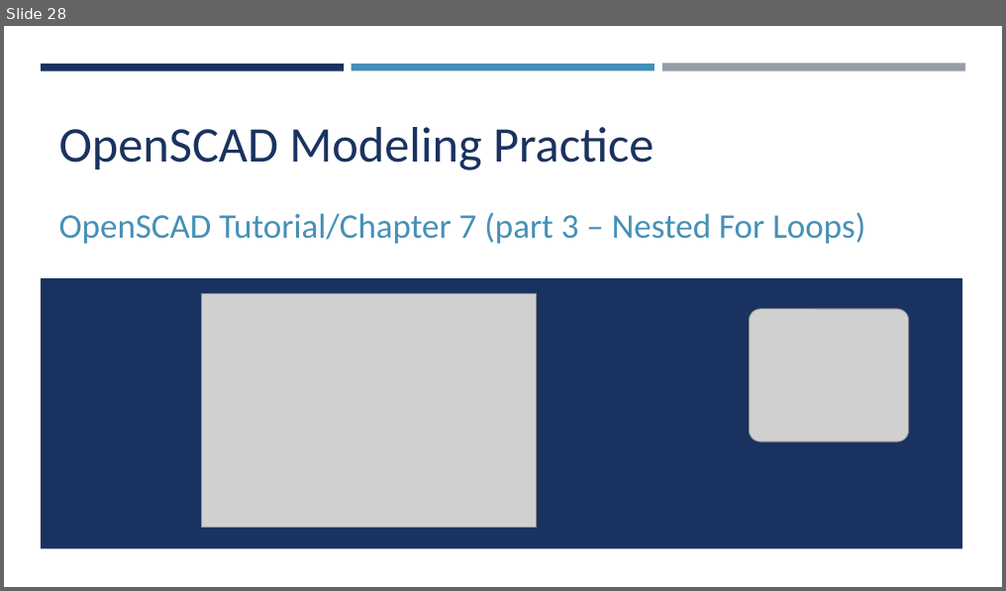
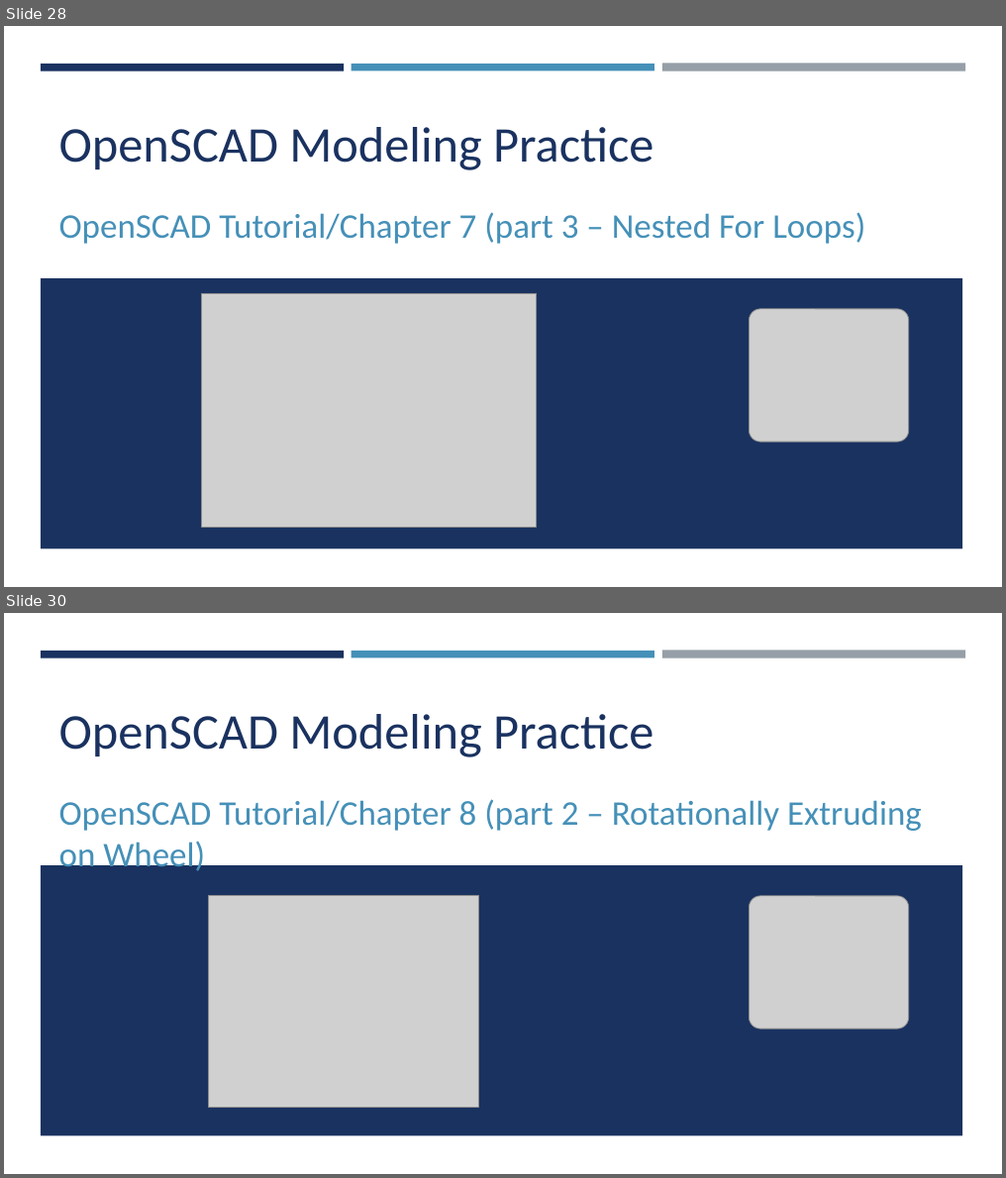
Before and after one commit to yasenstar/openscad, a slide deck: OpenSCAD.pptx. Shown one above the other, each under a label of ours: slide 28 before the commit, slides 28 and 30 after it; the slides between them are not shown. The pictures are 1006x591 and 1006x1178 pixels, drawn with LibreOffice and Linux fonts; fonts in the diff are those of the drawing; grey boxes stand for pictures. Boxes give left, top, right and bottom in pixels: in the first picture for what was removed or moved away, otherwise in the second. Text is boxed around its words. In the diff, an @@ line names an element or a change of style, - is before the commit and + after.

```diff
--- a/OpenSCAD.pptx
+++ b/OpenSCAD.pptx
@@ slide 30 added at box(4, 613, 1002, 1174), background #FFFFFF; not listed: 4 template elements that a slide beside it also shows @@
@@ title added at box(59, 714, 653, 758), 48 pt, text #1A3260 @@
+OpenSCAD Modeling Practice
@@ subtitle added at box(59, 799, 922, 875), 33.3 pt, text #4590B8 @@
+OpenSCAD Tutorial/Chapter 8 (part 2 – Rotationally Extruding on Wheel)
@@ picture added at box(208, 896, 478, 1107) @@
@@ picture added at box(748, 896, 908, 1029) @@
```
Also in this commit, not shown: 2 other slides added.
